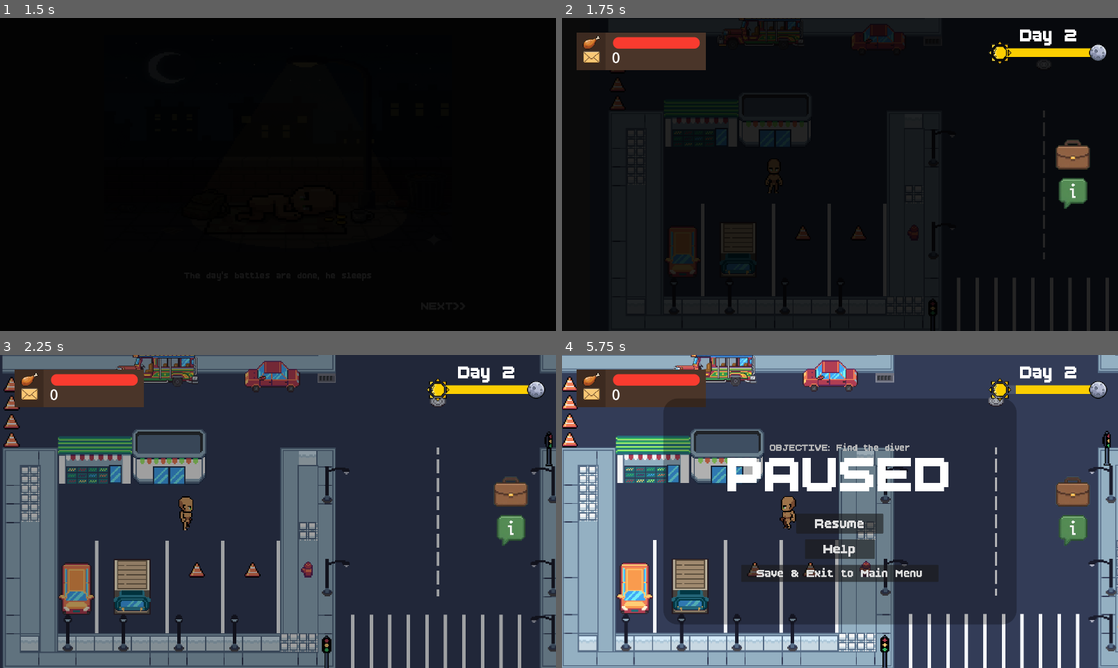
Above: before the commit, frames 1-4 (two rows, left to right).
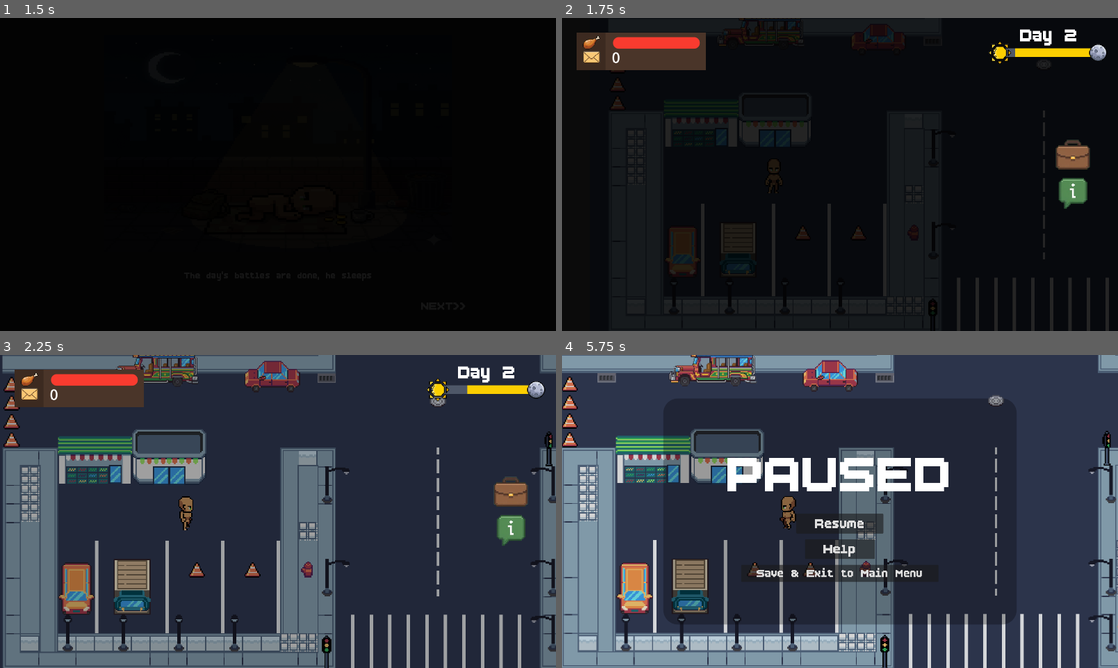
Above: after the commit, the same moments.

Repository: hoaxnt/envelhope-beta
Game: Godot game, scene res://Scenes/stories/sleep_story.tscn
The game is run twice, just before and just after one commit, with the same random seed, the same clock (stepped at 60 frames per second) and the same inputs. This scene is started directly instead of the project's main scene. Sound files missing from this copy of the repository are replaced by a short silence.
Inputs (mouse positions are in pixels of both pictures, inside the frame that each line leads up to):
- Up to frame 1 (1.5 s): click (278, 174) at 0.5 s; click (278, 174) at 1.25 s
- Up to frame 2 (1.75 s): no input
- Up to frame 3 (2.25 s): move the mouse to (400, 495) at 2.02 s; hold Right (ui_right) from 2.03 s (still down); hold Space (action) from 2.03 s (still down); click (400, 495) at 2.17 s
- Up to frame 4 (5.75 s): tap E (interact) at 2.3, 2.85, 4.55 s; move the mouse to (728, 527) at 2.77 s; release Right (ui_right) at 2.78 s; release Space (action) at 2.78 s; hold Down (ui_down) 2.78-3.53 s; tap Q (show_objective) at 3.05, 5.3 s; move the mouse to (895, 442) at 3.52 s; hold Right (ui_right) 3.53-4.28 s; hold Q (show_objective) 3.53-4.28 s; tap Space (action) at 3.8, 4.35 s; move the mouse to (812, 574) at 4.27 s; hold Up (ui_up) 4.28-5.03 s; click (812, 574) at 4.42 s; move the mouse to (1006, 558) at 5.02 s; hold Left (ui_left) from 5.03 s (still down); hold E (interact) from 5.03 s (still down); tap Escape (ui_cancel) at 5.65 s

Frame 1 is identical in both runs. In frame 2, less than 0.1% of the frame differs, in the area x 79-82%, y 9-13%; in frame 3, 0.1%; in frame 4, 21%, in the area x 0-100%, y 0-100%.
Error in both runs: Error setting property 'value' with value of type Nil. (res://Scripts/hud/hunger_bar.gd:12)

Commit message:
minor bug patch

Diff:
--- a/Scenes/utils/developers_credits.tscn
+++ b/Scenes/utils/developers_credits.tscn
@@ -1,8 +1,7 @@
-[gd_scene load_steps=5 format=3 uid="uid://bmbw04ng6765u"]
+[gd_scene load_steps=4 format=3 uid="uid://bmbw04ng6765u"]
 
 [ext_resource type="FontFile" uid="uid://brajnm0fevmq0" path="res://assets/fonts/BoldPixels.ttf" id="1_56oal"]
 [ext_resource type="Script" uid="uid://d28qewaqq36kc" path="res://Scripts/utils/developers_credits.gd" id="1_ia5tq"]
-[ext_resource type="Texture2D" uid="uid://dxk4o3kip1r4m" path="res://assets/icon.png" id="3_valr8"]
 
 [sub_resource type="StyleBoxFlat" id="StyleBoxFlat_fcvss"]
 bg_color = Color(0.041549504, 0.022345478, 0.002646674, 1)
@@ -60,20 +59,4 @@
 flat = true
 metadata/_edit_lock_ = true
 
-[node name="TextureRect" type="TextureRect" parent="."]
-layout_mode = 1
-anchors_preset = 7
-anchor_left = 0.5
-anchor_top = 1.0
-anchor_right = 0.5
-anchor_bottom = 1.0
-offset_left = -160.0
-offset_top = -327.0
-offset_right = 340.0
-offset_bottom = 173.0
-grow_horizontal = 2
-grow_vertical = 0
-scale = Vector2(0.6, 0.6)
-texture = ExtResource("3_valr8")
-
 [connection signal="pressed" from="SkipButton" to="." method="_on_skip_button_pressed"]
--- a/Scripts/Chapters/chapter_1.gd
+++ b/Scripts/Chapters/chapter_1.gd
@@ -1,12 +1,9 @@
 extends Node2D
 
 @onready var global_state = get_node("/root/GlobalState")
-@onready var CONFIG = SaveLoad.load_game(SaveLoad.CONFIG_PATH)
 @onready var tutorial = Hud.get_node("Tutorial")
 @onready var player = get_node("/root/Chapter1/Player")
-
 @onready var hunger_bar: ProgressBar = Hud.get_node("StatsPanel/MarginContainer/Panel/HBoxContainer/VBoxContainer/HBoxContainer/HungerBar")
-@onready var hunger_timer: Timer = Hud.get_node("StatsPanel/MarginContainer/Panel/HBoxContainer/VBoxContainer/HBoxContainer/HungerBar/HungerTimer")
 @onready var day_panel = Hud.get_node("DayPanel")
 
 func _ready() -> void:
@@ -14,8 +11,6 @@
 	Hud.show()
 
 	hunger_bar.value = GlobalData.player_data.get("hunger")
-	hunger_timer.start()
-
 	player.position = GlobalData.load_player1_position()
 
 	if not GlobalData.config.get("user_opened_once"):
--- a/Scripts/Chapters/chapter_2.gd
+++ b/Scripts/Chapters/chapter_2.gd
@@ -17,7 +17,8 @@
 
 @onready var danger_zone = $DangerZone
 @onready var player = get_node("/root/Chapter2/Player")
-
+@onready var day_progress_bar = Hud.get_node("DayPanel/MarginContainer/HBoxContainer/VBoxContainer/HBoxContainer/VBoxContainer/DayProgressBar")
+var day_current_time: float = 0.0
 func _ready() -> void:
 	camera.limit_left = 1
 	camera.limit_top = 1
@@ -30,19 +31,15 @@
 	hunger_bar.value = GlobalData.player_data.get("hunger")
 
 	if player:
+		print('player chapter2 ,position loaded')
 		player.position = GlobalData.load_player2_position()
-		print("POSITION LOADED")
 
 	if GlobalData.npc_data.get("release_the_kraken") == true:
-		spawn_police_squad()
-
-	if GlobalData.npc_data.get("diver_objective") == "completed":
-		player.global_position = GlobalData.load_player2_position()
-
-		hunger_timer.start()#htimer
-
+		hunger_timer.stop()
 		var day = GlobalData.npc_data.get("day")
 		var survive_day = "survive_day_%s" % str(int(day))
+
+		spawn_police_squad()
 
 		if GlobalData.npc_data.get("release_the_kraken") == true:
 			objective_label_kraken.show()
@@ -52,6 +49,18 @@
 			objective_label_kraken.hide()
 			objective_label.text = GlobalData.npc_data["list_of_objectives"][survive_day]
 			objective_label_anim.play("show_objective")
+			return
+
+	if GlobalData.npc_data.get("diver_objective") == "completed" and GlobalData.npc_data.get("release_the_kraken") == 'false':
+		player.global_position = GlobalData.load_player2_position()
+		hunger_timer.start()#htimer
+		print("diver objective")
+
+func _physics_process(_delta: float) -> void:
+
+	if day_progress_bar.value >= 180 and GlobalData.npc_data.get("day") < 4:
+		if player:
+			GlobalData.save_player2_position(player.global_position)
 
 func _input(event: InputEvent) -> void:
 	if event.is_action_released("ui_cancel"):
--- a/Scripts/autoloads/game_data.gd
+++ b/Scripts/autoloads/game_data.gd
@@ -16,6 +16,7 @@
 }
 
 var PLAYER_STATS = {
+	"current_chapter": "none",
 	"hunger": 100.0,
 	"envelopes": 0,
 	"cycle": 10,
--- a/Scripts/city_elements/jeep_minigame.gd
+++ b/Scripts/city_elements/jeep_minigame.gd
@@ -19,7 +19,6 @@
 	if event.is_action_pressed("interact") and is_player_near:
 		if player:
 			GlobalData.save_player2_position(player.global_position)
-			print(player.global_position)
 		Hud.hide()
 
 		day_timer.stop()
--- a/Scripts/hud/day_panel.gd
+++ b/Scripts/hud/day_panel.gd
@@ -25,10 +25,11 @@
 		Hud.hide()
 		day_timer.stop()
 		day_current_time = 0
+
 		Transition.transition_to_scene("res://scenes/stories/sleep_story.tscn")
 		return
 
-	day_current_time += 5.0 #fortest
+	day_current_time += 50.0 #fortest
 	day_current_time = clamp(day_current_time, 0.0, day_progress_bar.max_value)
 
 	var tween = create_tween()
--- a/Scripts/stories/caught_story.gd
+++ b/Scripts/stories/caught_story.gd
@@ -20,16 +20,17 @@
 var current_step: int = 0
 var is_transitioning: bool = false
 
+@onready var hunger_timer = Hud.get_node("StatsPanel/MarginContainer/Panel/HBoxContainer/VBoxContainer/HBoxContainer/HungerBar/HungerTimer")
 @onready var image_node: TextureRect = $Panel/VBoxContainer/TextureRect
 @onready var label_node: Label = $Panel/VBoxContainer/Label
 @onready var next_button: Button = $Panel/SkipButton
 @onready var day_timer = Hud.get_node("DayPanel/DayTimer")
 @onready var NPC_DATA = SaveLoad.load_game(SaveLoad.NPC_DATA_PATH)
 
-
 var sfx = StreamAudio.get_node("Sfx")
 
 func _ready() -> void:
+	hunger_timer.stop()
 	anim.play("fade_reveal")
 	_update_content()
 
--- a/Scripts/stories/hospitalized_story.gd
+++ b/Scripts/stories/hospitalized_story.gd
@@ -23,6 +23,7 @@
 var sfx = StreamAudio.get_node("Sfx")
 
 func _ready() -> void:
+	hunger_timer.stop()
 	anim.play("fade_reveal")
 	_update_content()
 
--- a/Scripts/stories/kidnap_story.gd
+++ b/Scripts/stories/kidnap_story.gd
@@ -1,6 +1,5 @@
 extends Control
 
-@onready var anim = $AnimationPlayer
 
 const IMAGES = [
 	"res://assets/utils/kidnap/1.jpg",
@@ -24,10 +23,13 @@
 @onready var image_node: TextureRect = $Panel/VBoxContainer/TextureRect
 @onready var label_node: Label = $Panel/VBoxContainer/Label
 @onready var next_button: Button = $Panel/SkipButton
+@onready var anim = $AnimationPlayer
+@onready var hunger_timer = Hud.get_node("StatsPanel/MarginContainer/Panel/HBoxContainer/VBoxContainer/HBoxContainer/HungerBar/HungerTimer")
 
 var sfx = StreamAudio.get_node("Sfx")
 
 func _ready() -> void:
+	hunger_timer.stop()
 	anim.play("fade_reveal")
 	_update_content()
 
@@ -53,3 +55,5 @@
 
 	is_transitioning = true
 	Transition.transition_to_scene(NEXT_SCENE_PATH)
+
+	hunger_timer.start()
--- a/Scripts/stories/police_noticed_story.gd
+++ b/Scripts/stories/police_noticed_story.gd
@@ -20,10 +20,12 @@
 @onready var NPC_DATA = SaveLoad.load_game(SaveLoad.NPC_DATA_PATH)
 @onready var player = get_node("/root/Chapter2/Player")
 @onready var police_npc = load("res://scenes/minigames/city/path_finding/police.tscn")
+@onready var hunger_timer : Timer = Hud.get_node("StatsPanel/MarginContainer/Panel/HBoxContainer/VBoxContainer/HBoxContainer/HungerBar/HungerTimer")
 
 var sfx = StreamAudio.get_node("Sfx")
 
 func _ready() -> void:
+	hunger_timer.stop()
 	anim.play("fade_reveal")
 	_update_content()
 
--- a/Scripts/stories/sleep_story.gd
+++ b/Scripts/stories/sleep_story.gd
@@ -19,11 +19,12 @@
 @onready var next_button: Button = $Panel/SkipButton
 @onready var day_timer = Hud.get_node("DayPanel/DayTimer")
 @onready var NPC_DATA = SaveLoad.load_game(SaveLoad.NPC_DATA_PATH)
-
+@onready var hunger_timer : Timer = Hud.get_node("StatsPanel/MarginContainer/Panel/HBoxContainer/VBoxContainer/HBoxContainer/HungerBar/HungerTimer")
 
 var sfx = StreamAudio.get_node("Sfx")
 
 func _ready() -> void:
+	hunger_timer.stop()
 	anim.play("fade_reveal")
 	_update_content()
 
@@ -51,9 +52,6 @@
 
 	Transition.transition_to_scene(NEXT_SCENE_PATH)
 
-	#if NPC_DATA["day"] < 4:
-		#NPC_DATA["day"] += 1
-		#SaveLoad.save_game(NPC_DATA, SaveLoad.NPC_DATA_PATH)
-
 	GlobalData.advance_to_next_day()
 	day_timer.start()
+	hunger_timer.start()
--- a/Scripts/utils/main_menu.gd
+++ b/Scripts/utils/main_menu.gd
@@ -1,6 +1,7 @@
 extends Control
 
-@onready var hunger_timer = Hud.get_node("StatsPanel/MarginContainer/Panel/HBoxContainer/VBoxContainer/HBoxContainer/HungerBar/HungerTimer")
+@onready var hunger_timer : Timer = Hud.get_node("StatsPanel/MarginContainer/Panel/HBoxContainer/VBoxContainer/HBoxContainer/HungerBar/HungerTimer")
+
 var sfx = StreamAudio.get_node("Sfx")
 var bgm_sfx = StreamAudio.get_node("Bgm")
 
@@ -11,8 +12,10 @@
 
 func _on_continue_button_pressed() -> void:
 	if GlobalData.player_data.get("current_chapter") == "Chapter1":
+		hunger_timer.start()
 		Transition.transition_to_scene("res://scenes/chapters/chapter_1.tscn")
 	elif GlobalData.player_data.get("current_chapter") == "Chapter2":
+		hunger_timer.start()
 		Transition.transition_to_scene("res://scenes/chapters/chapter_2.tscn")
 
 func _on_start_button_pressed() -> void:
@@ -24,7 +27,6 @@
 	GlobalData.update_config_data("is_new_game", false)
 	GlobalData.update_config_data("user_opened_once", false)
 	GlobalData.update_config_data("current_chapter", "none")
-#	TASK : FIX CHP1 and CHP2 position
 	GlobalData.npc_data.set("diver_objective", "none")
 	GlobalData.npc_data.set("current_objective", "none")
 	GlobalData.npc_data.set("day", 1)
--- a/Scripts/utils/objective_label.gd
+++ b/Scripts/utils/objective_label.gd
@@ -5,12 +5,3 @@
 
 func _ready() -> void:
 	objective_label_timer.start()
-
-#func _on_objective_label_timer_timeout() -> void:
-	##if GlobalData.config.get("user_opened_once") and GlobalData.config.get("is_new_game"):
-	#if GlobalData.config.get("is_new_game"):
-		#
-		#objective_label_timer.stop()
-		#objective_anim.play("show_objective")
-
-		#hunger_timer.start()
--- a/Scripts/utils/pause_menu.gd
+++ b/Scripts/utils/pause_menu.gd
@@ -46,14 +46,12 @@
 	Hud.hide()
 	canvas_layer.hide()
 
-	# Saved shits
 	hunger_timer.stop()
 	day_timer.stop()
 	if player_1:
 		GlobalData.save_player1_position(player_1.global_position)
 		GlobalData.player_data.set("current_chapter", player_1.get_parent().name)
-		print("PARENT: ",player_1.global_position)
+
 	elif player_2:
 		GlobalData.save_player2_position(player_2.global_position)
 		GlobalData.player_data.set("current_chapter", player_2.get_parent().name)
-		print("PARENT: ",player_2.global_position)
--- a/Scripts/utils/tutorial.gd
+++ b/Scripts/utils/tutorial.gd
@@ -1,10 +1,10 @@
 extends CanvasLayer
 
-@onready var objective_anim = Hud.get_node("ObjectivePanel/MarginContainer/ObjectiveLabel/ObjectiveTextAnimation")
+@onready var objective_anim : AnimationPlayer = Hud.get_node("ObjectivePanel/MarginContainer/ObjectiveLabel/ObjectiveTextAnimation")
 @onready var CONFIG = SaveLoad.load_game(SaveLoad.CONFIG_PATH)
 @onready var tutorial = Hud.get_node("Tutorial")
 @onready var sfx = StreamAudio.get_node("Sfx")
-
+@onready var hunger_timer: Timer = Hud.get_node("StatsPanel/MarginContainer/Panel/HBoxContainer/VBoxContainer/HBoxContainer/HungerBar/HungerTimer")
 
 func _ready() -> void:
 	tutorial.hide()
@@ -16,4 +16,8 @@
 	sfx.stream = StreamAudio.button_press
 	sfx.play()
 	tutorial.hide()
+
 	objective_anim.play("show_objective")
+
+	await objective_anim.animation_finished
+	hunger_timer.start()
Not shown, added: Scenes/chapters/chapter_2.tscn6811992207.tmp
